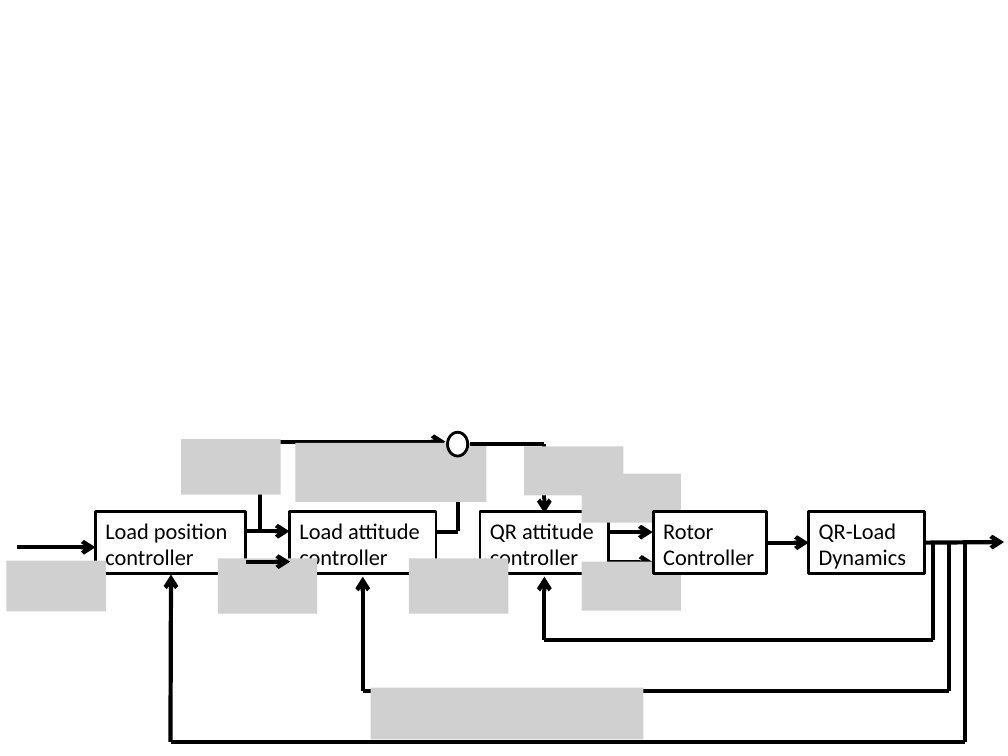
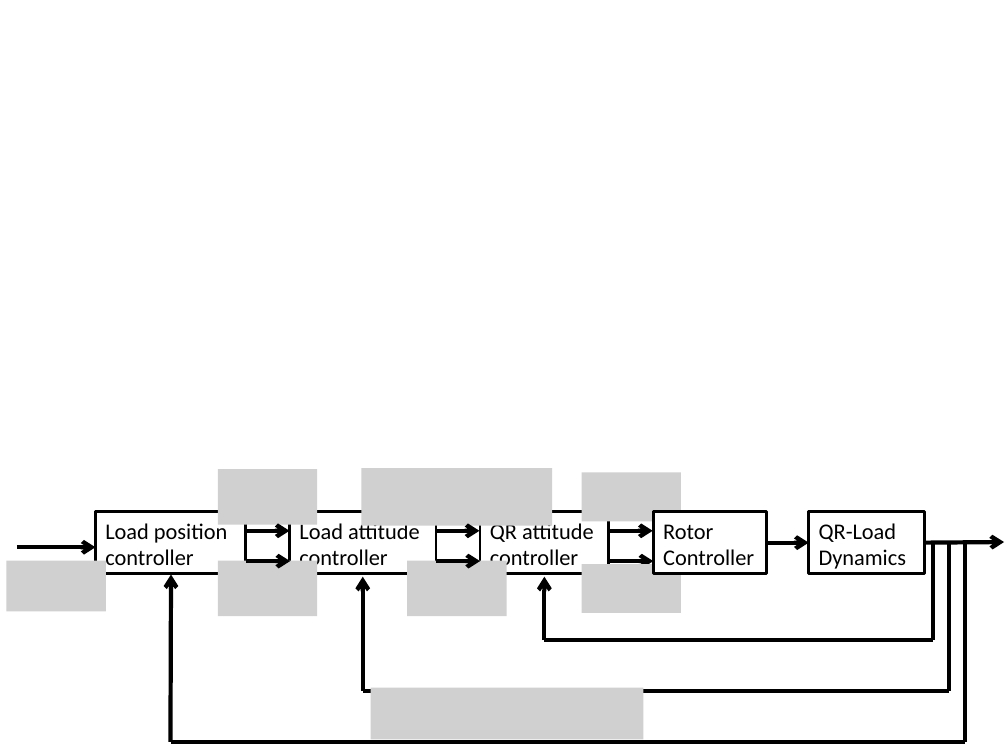
Before and after one commit to namvo88/Thesis-Quadrotor, a slide deck: slide 36 of StyleStuff/figures.pptx (slide 35 before the commit). Drawn at 1008x756 pixels with LibreOffice and Linux fonts; fonts in the diff are those of the drawing; grey boxes stand for pictures. Boxes give left, top, right and bottom in pixels: in the first picture for what was removed or moved away, otherwise in the second. Text is boxed around its words. In the diff, an @@ line names an element or a change of style, - is before the commit and + after.

```diff
--- a/StyleStuff/figures.pptx
+++ b/StyleStuff/figures.pptx
@@ group removed at [181, 432, 624, 532]: 3 arrows, 2 pictures, 1 line, 1 ellipse @@
@@ picture added at [218, 469, 318, 524] @@
@@ picture: place and size @@
-picture at [295, 443, 486, 502]
+picture at [362, 468, 552, 525]
@@ line moved from (436, 532) - (458, 532) to (435, 531) - (480, 531) @@
@@ line (435, 531) - (480, 531): line to arrow @@
@@ line moved from (470, 445) - (544, 445) to (436, 561) - (480, 561) @@
@@ line (436, 561) - (480, 561): line to arrow @@
```
Also in this commit, not shown: 1 slide added, 11 other files.
